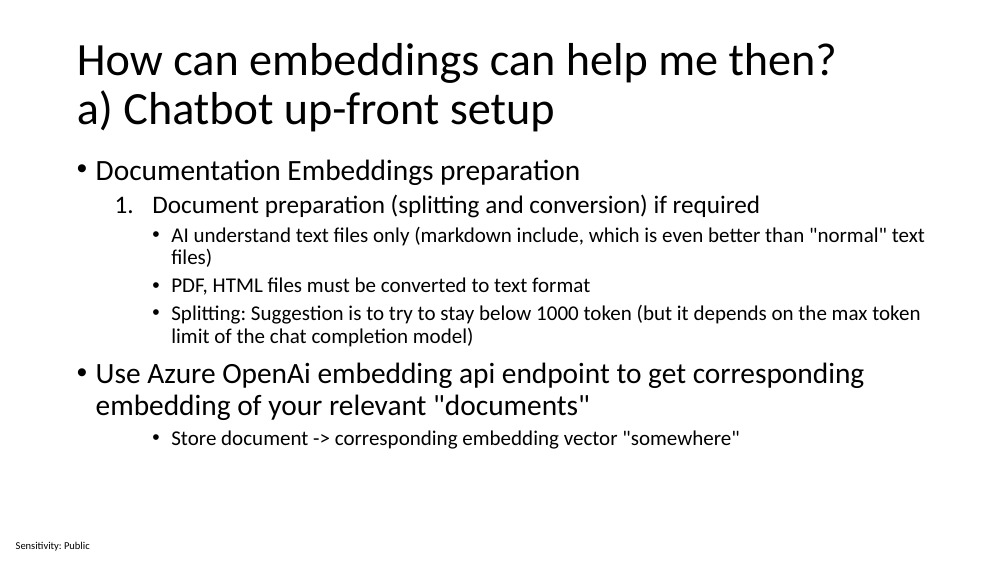
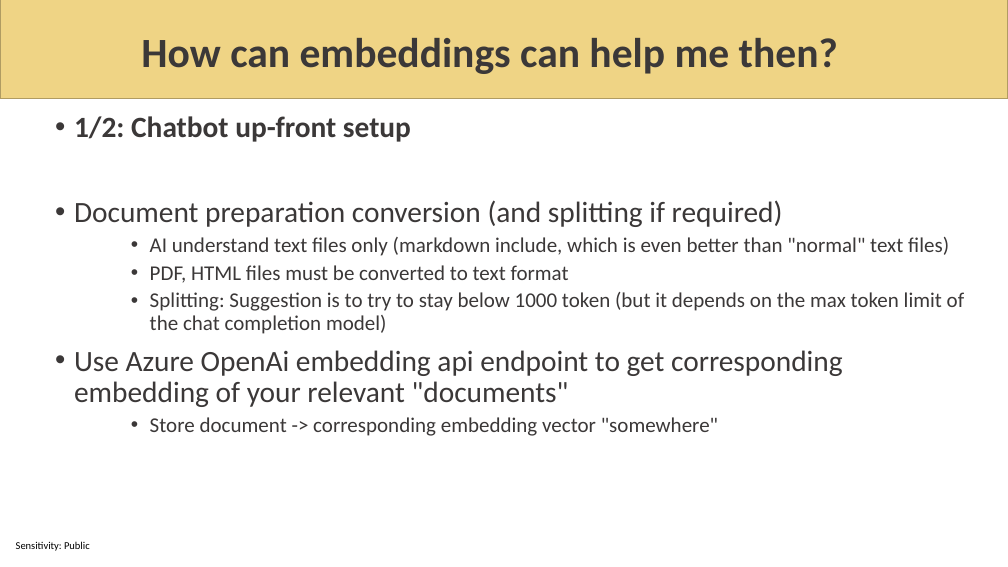
Before and after one commit to sabbadino/AzureDay2023Torino, a slide deck: slide 18 of sessions/room1_15_30/azure-day-ChatBot.pptx (slide 17 before the commit). Drawn at 1008x567 pixels with LibreOffice and Linux fonts; fonts in the diff are those of the drawing; background and template pictures are left out. Boxes give left, top, right and bottom in pixels: in the first picture for what was removed or moved away, otherwise in the second. Text is boxed around its words. In the diff, an @@ line names an element or a change of style, - is before the commit and + after.

Commit message:
work on slides on new template - open chat screen on start

```diff
--- a/sessions/room1_15_30/azure-day-ChatBot.pptx
+++ b/sessions/room1_15_30/azure-day-ChatBot.pptx
@@ rectangle added at [0,0,1008,99], fill #EFD485, outline #B19D62 1 pt @@
@@ title at [141,38,838,74]: text changed; size 44 to 39.6 pt; text colour #000000 to #3B3838; bold on @@
-How can embeddings can help me then?
-a) Chatbot up-front setup
+How can embeddings can help me then?
@@ text "1/2: Chatbot up-front setup": place and size @@
-text "1/2: Chatbot up-front setup" at [96,159,925,449]
+text "1/2: Chatbot up-front setup" at [74,116,965,436]
@@ text at [74,116,783,227]: text changed; size 24 to 28 pt; text colour #000000 to #3B3838 @@
-• Documentation Embeddings preparation
-  1. Document preparation (splitting and conversion) if required
+• 1/2: Chatbot up-front setup
+• Document preparation conversion (and splitting if required)
@@ text at [74,237,965,436]: text colour #000000 to #3B3838 in "AI understand text files only (markdown include, ...", "PDF, HTML files must be converted to ...", "Splitting: Suggestion is to try to stay ...", "Use Azure OpenAi embedding api endpoint to ..." and 1 more places @@
```
Also in this commit, not shown: 32 other slides changed, 5 slides added, 1 slide removed, 3 other files.
